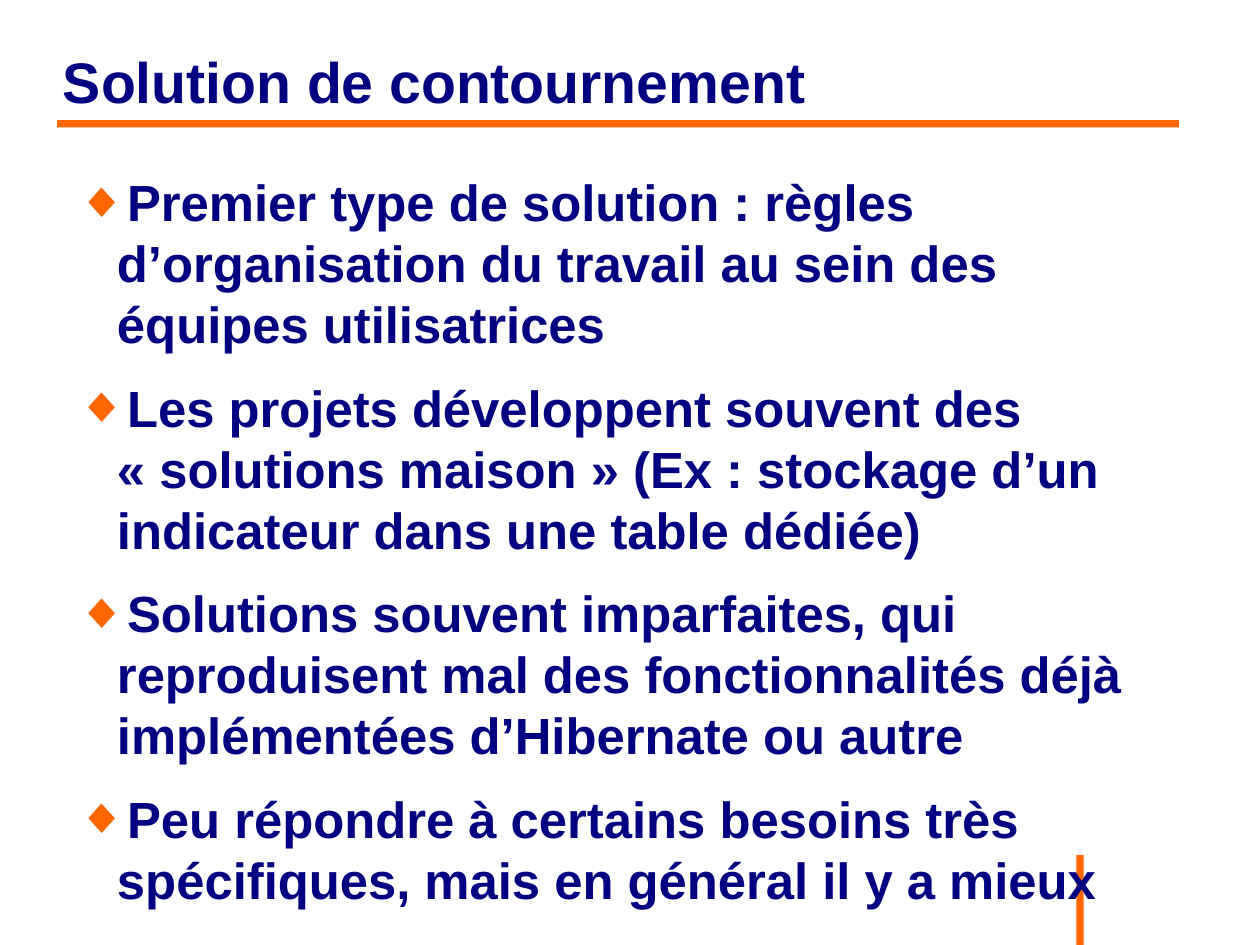
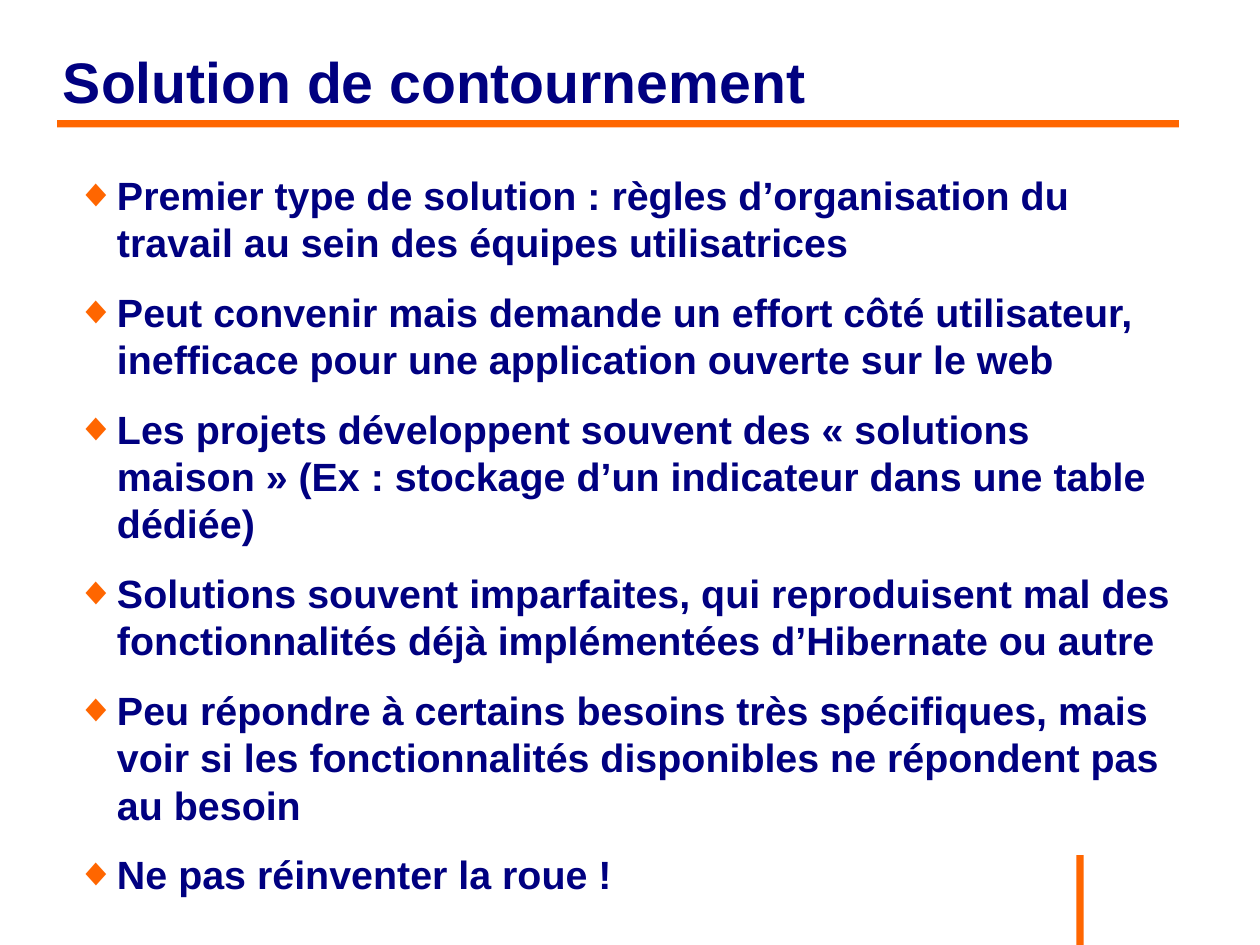
Before and after one commit to philphils/formation-hibernate-avancee, a slide deck: slide 83 of Documentation/diapo_formation_hibernate_avancee.odp. Drawn at 1260x945 pixels with LibreOffice and Linux fonts; fonts in the diff are those of the drawing; background and template pictures are left out. Boxes give left, top, right and bottom in pixels: in the first picture for what was removed or moved away, otherwise in the second. Text is boxed around its words. In the diff, an @@ line names an element or a change of style, - is before the commit and + after.

```diff
--- a/Documentation/diapo_formation_hibernate_avancee.odp
+++ b/Documentation/diapo_formation_hibernate_avancee.odp
@@ text at bbox=[117, 181, 1170, 663]: size 32 to 24.8 pt in "Premier type de solution : règles d’organisation ...", "Les projets développent souvent des « solutions ...", "Solutions souvent imparfaites, qui reproduisent mal des ..." @@
@@ text at bbox=[117, 297, 1132, 382]: paragraph added @@
+◆ Peut convenir mais demande un effort côté utilisateur, inefficace pour une application ouverte sur le web
@@ text at bbox=[117, 696, 1159, 821]: text changed; size 32 to 24.8 pt @@
-◆ Peu répondre à certains besoins très spécifiques, mais en général il y a mieux
+◆ Peu répondre à certains besoins très spécifiques, mais voir si les fonctionnalités disponibles ne répondent pas au besoin
+◆ Ne pas réinventer la roue !
```
Also in this commit, not shown: 7 other slides changed, 9 slides added, 1 other file.
